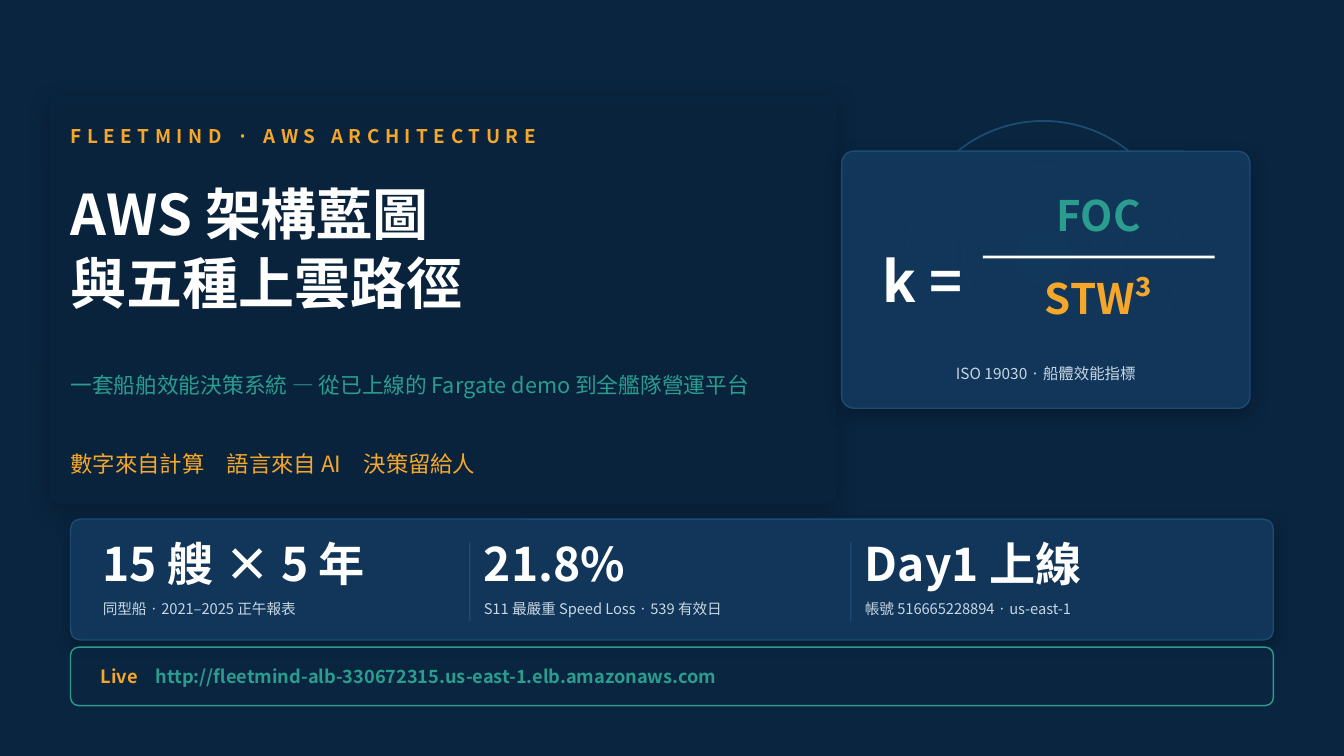
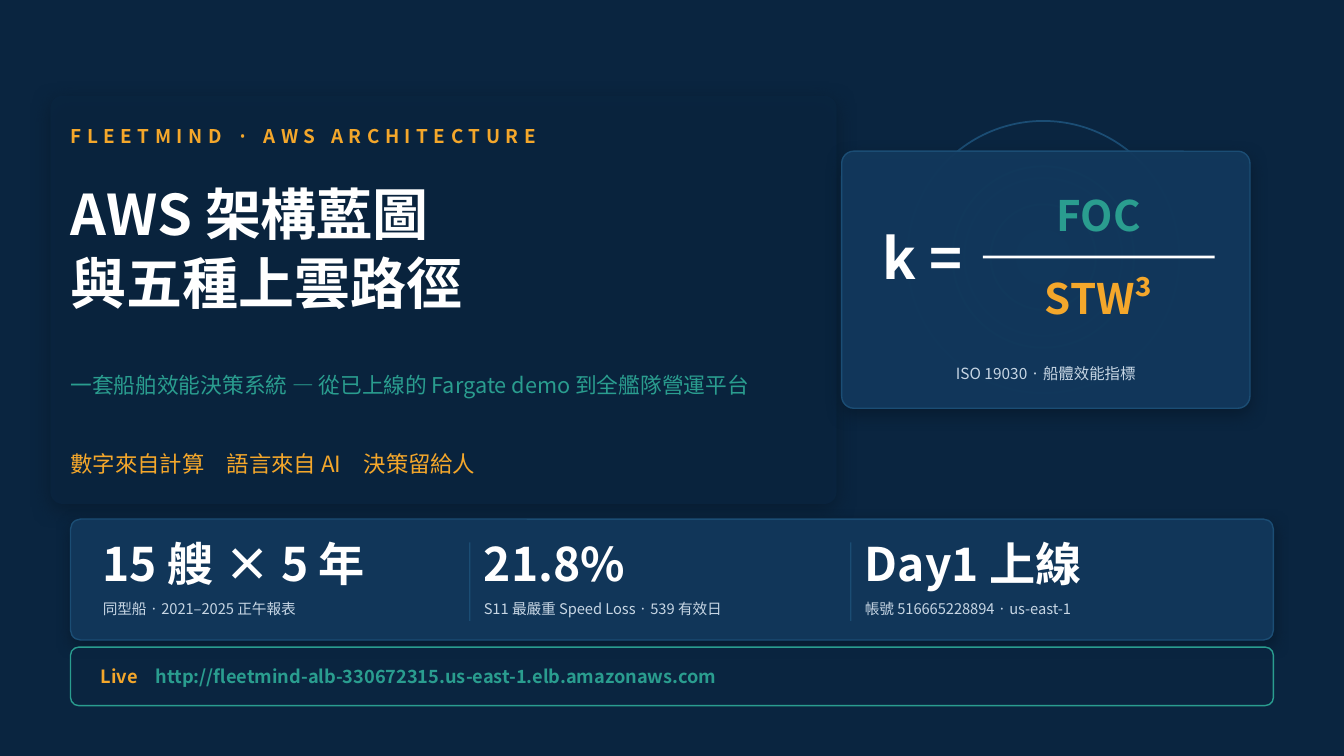
Before and after one commit to wsx5031060310guy/fleetmind-yang-ming-hackathon, a slide deck: slide 1 of apps/api/src/main/resources/static/deck/fleetmind-aws-architecture.pptx. Drawn at 1344x756 pixels with LibreOffice and Linux fonts; fonts in the diff are those of the drawing; background and template pictures are left out. Boxes give left, top, right and bottom in pixels: in the first picture for what was removed or moved away, otherwise in the second. Text is boxed around its words. In the diff, an @@ line names an element or a change of style, - is before the commit and + after.

```diff
--- a/apps/api/src/main/resources/static/deck/fleetmind-aws-architecture.pptx
+++ b/apps/api/src/main/resources/static/deck/fleetmind-aws-architecture.pptx
@@ text "k =": place and size @@
-text "k =" at bbox=[883, 257, 917, 302]
+text "k =" at bbox=[883, 234, 917, 279]
```
Also in this commit, not shown: 3 other files.
